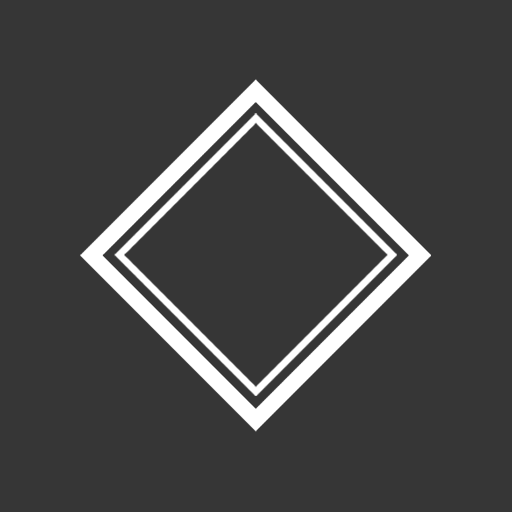
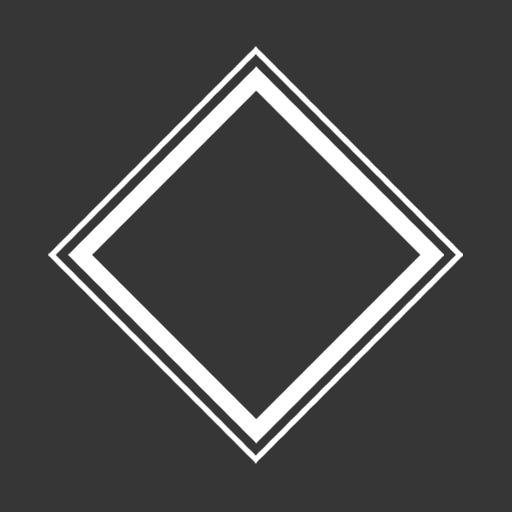
Comparing the layer stacks of the two (512, 512) images. Changes:
painted on "Layer 1" over 68, 66, 444, 444
added layer "Layer 2" above "Background" over 48, 46, 463, 464
